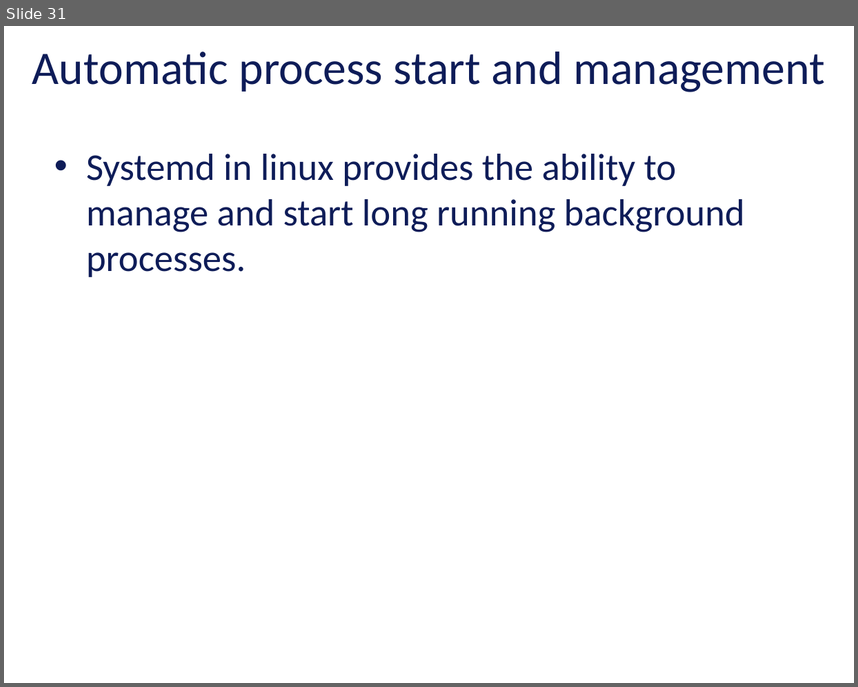
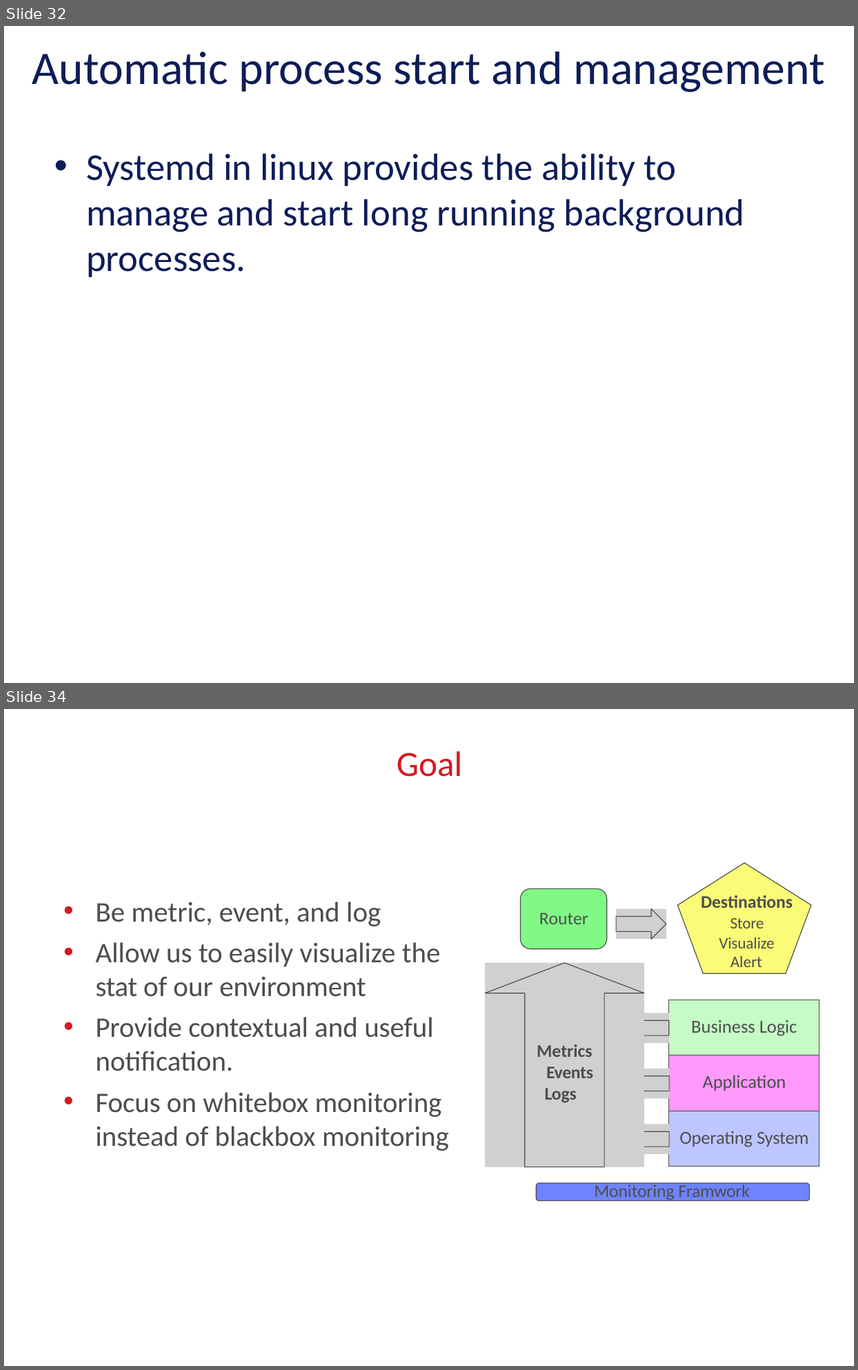
Before and after one commit to vu-resilient-distributed-systems/lectures-fall-2019, a slide deck: Module-4-Finding-Failures/04_1-monitoring.pptx. Shown one above the other, each under a label of ours: slide 31 before the commit, slides 32 and 34 after it; the slides between them are not shown. The pictures are 858x687 and 858x1370 pixels, drawn with LibreOffice and Linux fonts; fonts in the diff are those of the drawing; grey boxes stand for pictures; background and template pictures are left out. Boxes give left, top, right and bottom in pixels: in the first picture for what was removed or moved away, otherwise in the second. Text is boxed around its words. In the diff, an @@ line names an element or a change of style, - is before the commit and + after.

```diff
--- a/Module-4-Finding-Failures/04_1-monitoring.pptx
+++ b/Module-4-Finding-Failures/04_1-monitoring.pptx
@@ slide 34 added at [4,709,854,1366], background picture (left out) @@
@@ title added at [397,751,463,777], 33 pt, text #D6181F @@
+Goal
@@ freeform shape added at [678,863,811,973], fill #FAFB76 @@
@@ freeform shape added at [678,863,811,973], outline #4D4D4F 0.75 pt @@
@@ freeform shape added at [520,889,607,949], fill #80FA85 @@
@@ freeform shape added at [520,889,607,949], outline #4D4D4F 0.75 pt @@
@@ text added at [701,893,793,967], 14.8 pt, text #4D4D4F @@
+Destinations Store Visualize
+Alert
@@ text added at [96,902,449,1151], 26.4 pt, text #4D4D4F @@
+• Be metric, event, and log
+• Allow us to easily visualize the
+stat of our environment
+• Provide contextual and useful
+notification.
+• Focus on whitebox monitoring instead of blackbox monitoring
@@ text added at [539,913,588,924], 16.5 pt, text #4D4D4F @@
+Router
@@ picture added at [616,909,666,939] @@
@@ freeform shape added at [616,909,666,939], outline #4D4D4F 0.75 pt @@
@@ picture added at [485,962,644,1166] @@
@@ freeform shape added at [485,962,644,1166], outline #4D4D4F 0.75 pt @@
@@ picture added at [619,1013,669,1043] @@
@@ freeform shape added at [619,1013,669,1043], outline #4D4D4F 0.75 pt @@
@@ table added at [668,999,820,1166], 3 rows, 1 columns @@
+Business Logic
+Application
+Operating System
@@ text added at [537,1044,593,1103], 16.5 pt, text #4D4D4F, bold @@
+Metrics Events Logs
@@ picture added at [619,1068,669,1098] @@
@@ freeform shape added at [619,1068,669,1098], outline #4D4D4F 0.75 pt @@
@@ picture added at [619,1124,669,1154] @@
@@ freeform shape added at [619,1124,669,1154], outline #4D4D4F 0.75 pt @@
@@ freeform shape added at [537,1183,810,1200], fill #6E83FF @@
@@ freeform shape added at [537,1183,810,1200], outline #4D4D4F 0.75 pt @@
@@ text added at [594,1182,750,1201], 16.5 pt, text #4D4D4F @@
+Monitoring Framwork
@@ what was slide 31 is now slide 32 @@
```
Also in this commit, not shown: 1 slide changed, 34 other slides added, 1 slide removed.
